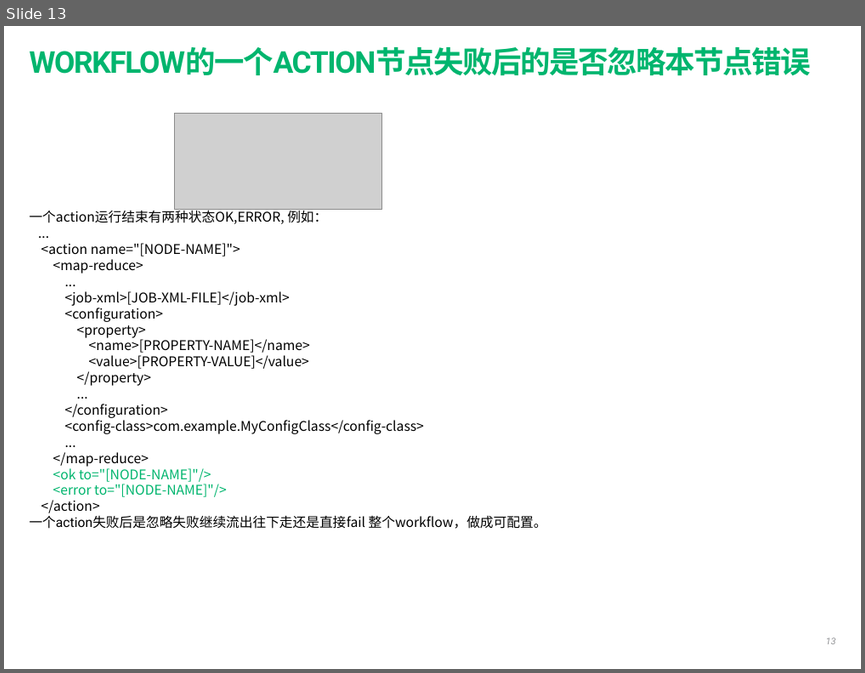
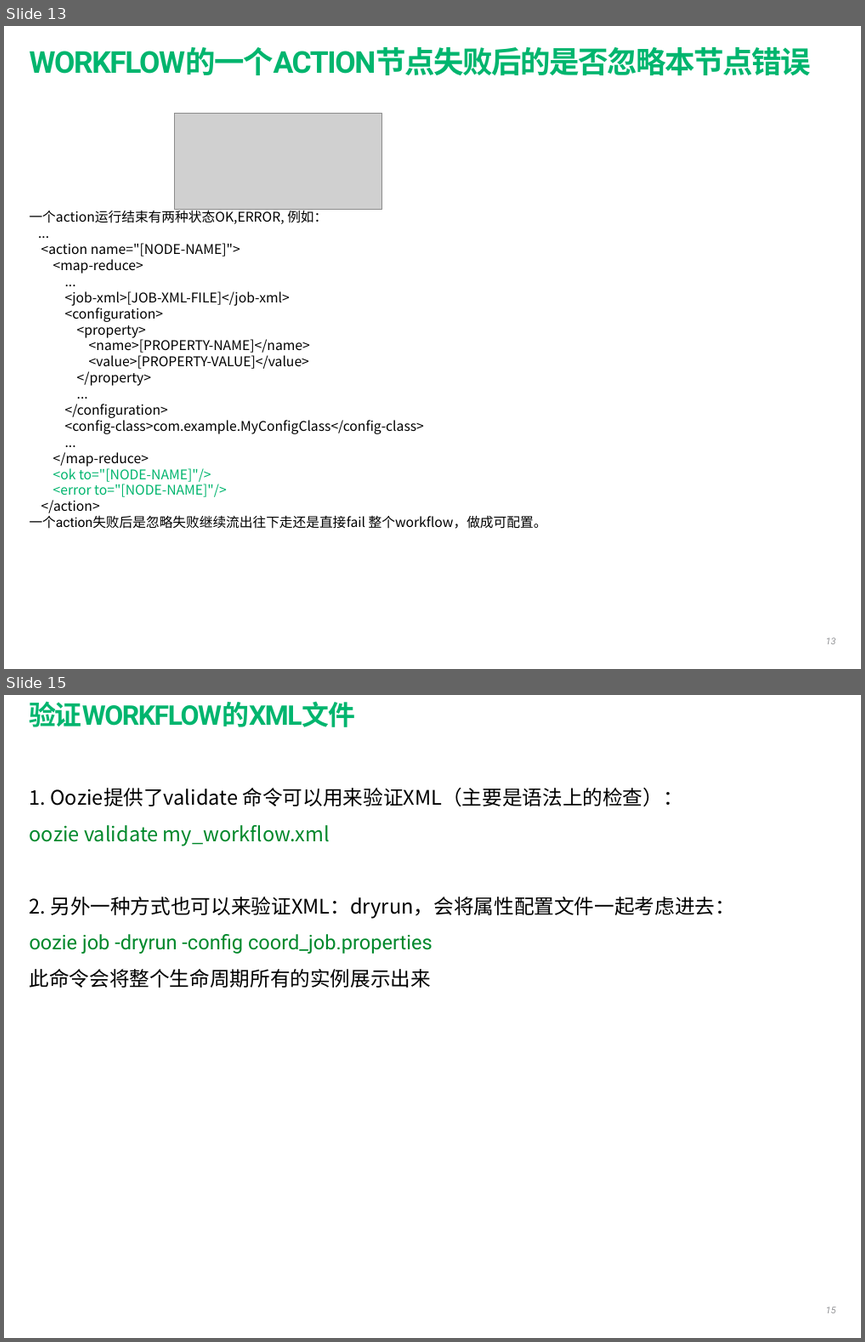
Before and after one commit to shuhuai007/wordcount, a slide deck: oozie-doc/investigate/oozie-feature-summary.pptx. Shown one above the other, each under a label of ours: slide 13 before the commit, slides 13 and 15 after it; the slides between them are not shown. The pictures are 865x673 and 865x1342 pixels, drawn with LibreOffice and Linux fonts; fonts in the diff are those of the drawing; grey boxes stand for pictures. Boxes give left, top, right and bottom in pixels: in the first picture for what was removed or moved away, otherwise in the second. Text is boxed around its words. In the diff, an @@ line names an element or a change of style, - is before the commit and + after.

Commit message:
modify oozie summray ppt

```diff
--- a/oozie-doc/investigate/oozie-feature-summary.pptx
+++ b/oozie-doc/investigate/oozie-feature-summary.pptx
@@ slide 15 added at <box>4,695,861,1338</box>, background #FFFFFF @@
@@ title added at <box>30,701,356,727</box>, 32.4 pt, text #00B56E, bold @@
+验证WORKFLOW的XML文件
@@ text added at <box>30,788,734,987</box>, 24 pt, text #000000 @@
+1. Oozie提供了validate 命令可以用来验证XML（主要是语法上的检查）：
+oozie validate my_workflow.xml
+2. 另外一种方式也可以来验证XML：dryrun，会将属性配置文件一起考虑进去：
+oozie job -dryrun -config coord_job.properties
+此命令会将整个生命周期所有的实例展示出来
@@ page number added at <box>826,1306,836,1313</box>, 11 pt, text #929396, italic @@
+15
```
Also in this commit, not shown: 5 slides changed.
